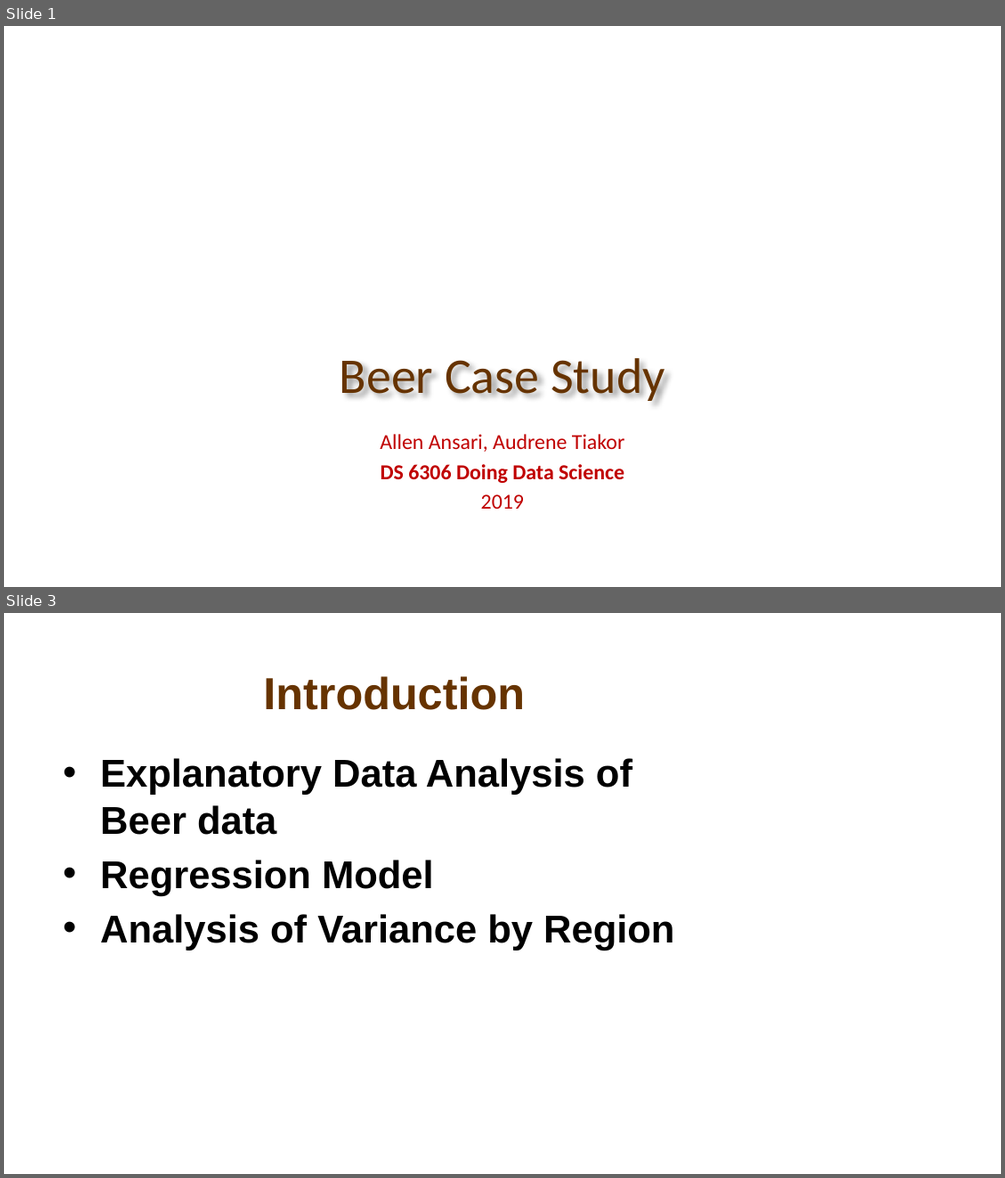
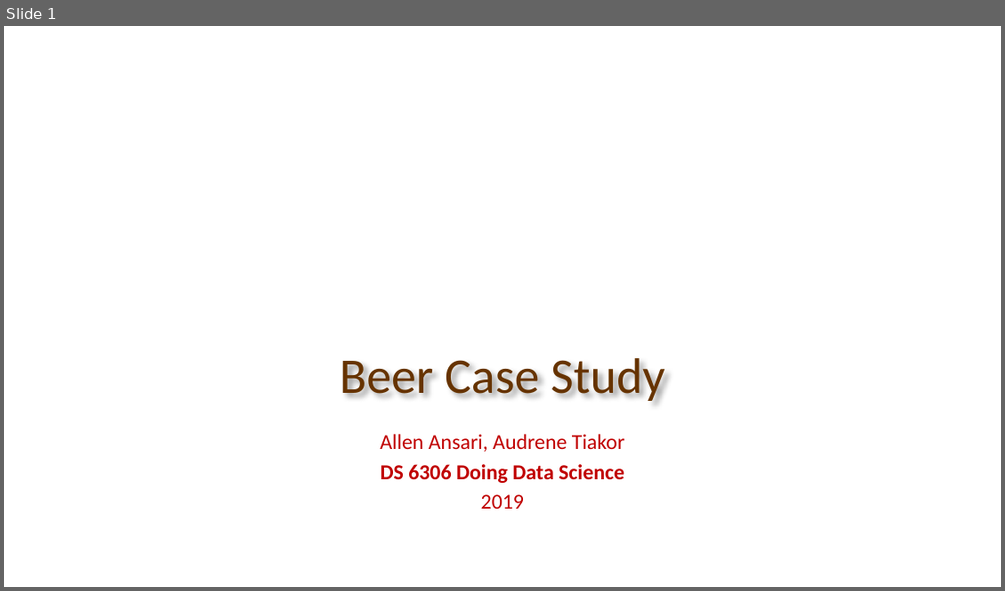
Before and after one commit to atiakor0/Beer_Study, a slide deck: Beer Study.pptx. Shown one above the other, each under a label of ours: slides 1 and 3 before the commit, slide 1 after it; the slides between them are not shown. The pictures are 1005x1178 and 1005x591 pixels, drawn with LibreOffice and Linux fonts; fonts in the diff are those of the drawing; background and template pictures are left out. Boxes give left, top, right and bottom in pixels: in the first picture for what was removed or moved away, otherwise in the second. Text is boxed around its words. In the diff, an @@ line names an element or a change of style, - is before the commit and + after.

```diff
--- a/Beer Study.pptx
+++ b/Beer Study.pptx
@@ slide 3 removed at (x1=4, y1=613, x2=1001, y2=1174), background picture (left out) @@
@@ title removed at (x1=263, y1=676, x2=525, y2=710) @@
-Introduction
@@ text removed at (x1=100, y1=758, x2=674, y2=950) @@
-• Explanatory Data Analysis of Beer data
-• Regression Model
-• Analysis of Variance by Region
```
Also in this commit, not shown: 6 slides changed, 1 slide added, 5 other slides removed.
